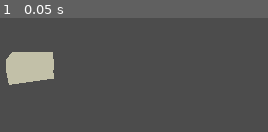
Above: before the commit, frame 1.
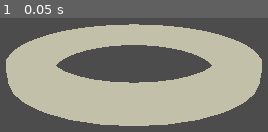
Above: after the commit, the same moment.

Repository: Th1nkK1D/the-monument-garden
Game: Godot game, scene res://scenes/Main.tscn
Two runs of this game, one before a commit and one after it. Both use one fixed random seed, a clock stepped at 60 frames per second and the inputs below.
Inputs:
- Up to frame 1 (0.05 s): no input

The runs differ from the first frame. In frame 1, 51% of the frame differs, in the area x 2-98%, y 5-95%.

Commit message:
Abstract tile, add file 001 full circle

Diff:
--- a/scenes/Main.tscn
+++ b/scenes/Main.tscn
@@ -1,16 +1,65 @@
 [gd_scene load_steps=3 format=2]
 
-[ext_resource path="res://tiles/Tile.tscn" type="PackedScene" id=1]
+[ext_resource path="res://tiles/Tile001.tscn" type="PackedScene" id=1]
 
 [sub_resource type="Environment" id=1]
 ambient_light_color = Color( 0.996078, 0.992157, 0.992157, 1 )
 
 [node name="Main" type="Spatial"]
 
-[node name="Tile" parent="." instance=ExtResource( 1 )]
-
 [node name="Camera" type="Camera" parent="."]
 transform = Transform( 1, 0, 0, 0, 0.881518, 0.472151, 0, -0.472151, 0.881518, 0, 3.84675, 8.01352 )
 
 [node name="WorldEnvironment" type="WorldEnvironment" parent="."]
 environment = SubResource( 1 )
+
+[node name="tiles" type="Spatial" parent="."]
+
+[node name="001" type="Spatial" parent="tiles"]
+
+[node name="Tile001" parent="tiles/001" instance=ExtResource( 1 )]
+
+[node name="Tile002" parent="tiles/001" instance=ExtResource( 1 )]
+transform = Transform( 0.92388, 0, 0.382683, 0, 1, 0, -0.382683, 0, 0.92388, 0, 0, 0 )
+
+[node name="Tile003" parent="tiles/001" instance=ExtResource( 1 )]
+transform = Transform( 0.707107, 0, 0.707107, 0, 1, 0, -0.707107, 0, 0.707107, 0, 0, 0 )
+
+[node name="Tile004" parent="tiles/001" instance=ExtResource( 1 )]
+transform = Transform( 0.382683, 0, 0.92388, 0, 1, 0, -0.92388, 0, 0.382683, 0, 0, 0 )
+
+[node name="Tile005" parent="tiles/001" instance=ExtResource( 1 )]
+transform = Transform( -1.62921e-07, 0, 1, 0, 1, 0, -1, 0, -1.62921e-07, 0, 0, 0 )
+
+[node name="Tile006" parent="tiles/001" instance=ExtResource( 1 )]
+transform = Transform( -0.382684, 0, 0.92388, 0, 1, 0, -0.92388, 0, -0.382684, 0, 0, 0 )
+
+[node name="Tile007" parent="tiles/001" instance=ExtResource( 1 )]
+transform = Transform( -0.707107, 0, 0.707107, 0, 1, 0, -0.707107, 0, -0.707107, 0, 0, 0 )
+
+[node name="Tile008" parent="tiles/001" instance=ExtResource( 1 )]
+transform = Transform( -0.92388, 0, 0.382683, 0, 1, 0, -0.382683, 0, -0.92388, 0, 0, 0 )
+
+[node name="Tile009" parent="tiles/001" instance=ExtResource( 1 )]
+transform = Transform( -1, 0, -3.25841e-07, 0, 1, 0, 3.25841e-07, 0, -1, 0, 0, 0 )
+
+[node name="Tile010" parent="tiles/001" instance=ExtResource( 1 )]
+transform = Transform( -0.923879, 0, -0.382684, 0, 1, 0, 0.382684, 0, -0.923879, 0, 0, 0 )
+
+[node name="Tile011" parent="tiles/001" instance=ExtResource( 1 )]
+transform = Transform( -0.707107, 0, -0.707107, 0, 1, 0, 0.707107, 0, -0.707107, 0, 0, 0 )
+
+[node name="Tile012" parent="tiles/001" instance=ExtResource( 1 )]
+transform = Transform( -0.382683, 0, -0.92388, 0, 1, 0, 0.92388, 0, -0.382683, 0, 0, 0 )
+
+[node name="Tile013" parent="tiles/001" instance=ExtResource( 1 )]
+transform = Transform( 1.19249e-08, 0, -1, 0, 1, 0, 1, 0, 1.19249e-08, 0, 0, 0 )
+
+[node name="Tile014" parent="tiles/001" instance=ExtResource( 1 )]
+transform = Transform( 0.382684, 0, -0.923879, 0, 1, 0, 0.923879, 0, 0.382684, 0, 0, 0 )
+
+[node name="Tile015" parent="tiles/001" instance=ExtResource( 1 )]
+transform = Transform( 0.707107, 0, -0.707107, 0, 1, 0, 0.707107, 0, 0.707107, 0, 0, 0 )
+
+[node name="Tile016" parent="tiles/001" instance=ExtResource( 1 )]
+transform = Transform( 0.92388, 0, -0.382683, 0, 1, 0, 0.382683, 0, 0.92388, 0, 0, 0 )
--- a/tiles/Tile.gd
+++ b/tiles/Tile.gd
@@ -1,9 +1,13 @@
 extends Area
+
+export var tile_model_name: String
 
 var is_hovered := false
 var is_planted := false
+var tile_model
 
 func _ready():
+	tile_model = get_node("../" + tile_model_name)
 	set_tile_material("res://tiles/tile_unplanted.material")
 
 func _on_Tile_mouse_entered():
@@ -24,4 +28,4 @@
 			is_planted = true
 
 func set_tile_material(material: String):
-	$tile001/tile001sliced.material_override = load(material)
+	tile_model.get_child(0).material_override = load(material)
--- a/tiles/Tile.tscn
+++ b/tiles/Tile.tscn
@@ -1,13 +1,10 @@
-[gd_scene load_steps=4 format=2]
+[gd_scene load_steps=3 format=2]
 
-[ext_resource path="res://tiles/tile001.glb" type="PackedScene" id=1]
 [ext_resource path="res://tiles/Tile.gd" type="Script" id=2]
 [ext_resource path="res://plants/PlantSpawnArea.tscn" type="PackedScene" id=3]
 
 [node name="Tile" type="Area"]
 script = ExtResource( 2 )
-
-[node name="tile001" parent="." instance=ExtResource( 1 )]
 
 [node name="CollisionPolygon" type="CollisionPolygon" parent="."]
 transform = Transform( 1, 0, 0, 0, -1.62921e-07, -1, 0, 1, -1.62921e-07, 0, 1.4, 0 )
--- /dev/null
+++ b/tiles/Tile001.tscn
@@ -0,0 +1,11 @@
+[gd_scene load_steps=3 format=2]
+
+[ext_resource path="res://tiles/Tile.tscn" type="PackedScene" id=1]
+[ext_resource path="res://tiles/tile001.glb" type="PackedScene" id=2]
+
+[node name="Tile001" type="Spatial"]
+
+[node name="tile001" parent="." instance=ExtResource( 2 )]
+
+[node name="Tile" parent="." instance=ExtResource( 1 )]
+tile_model_name = "tile001"
